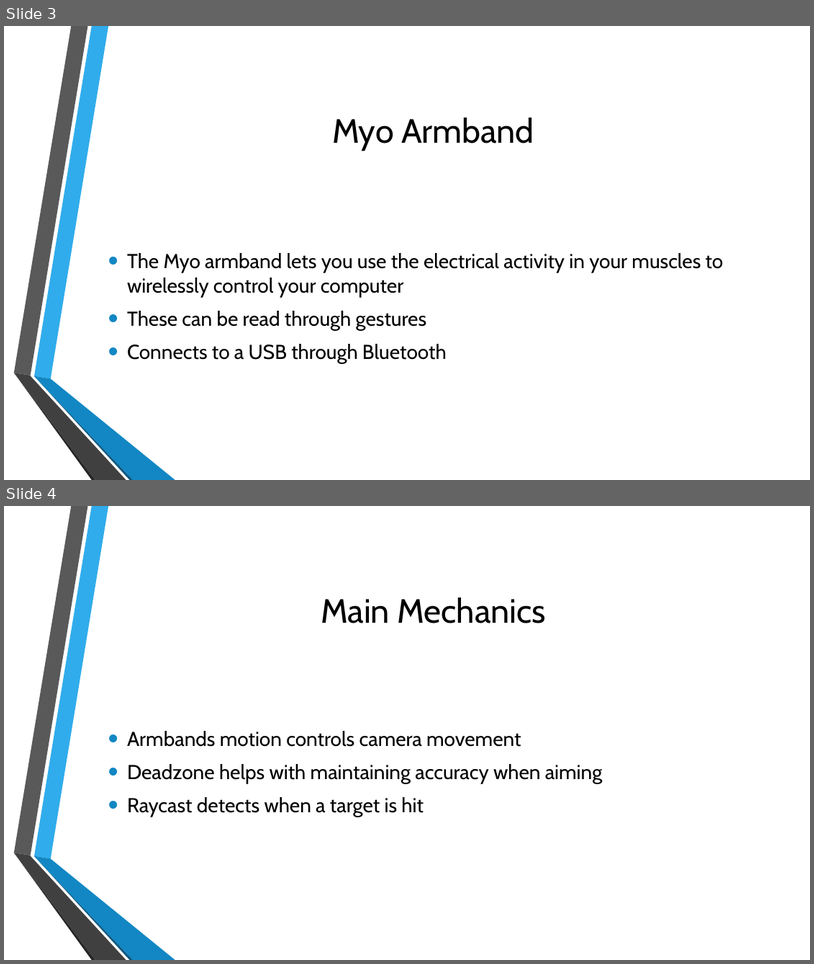
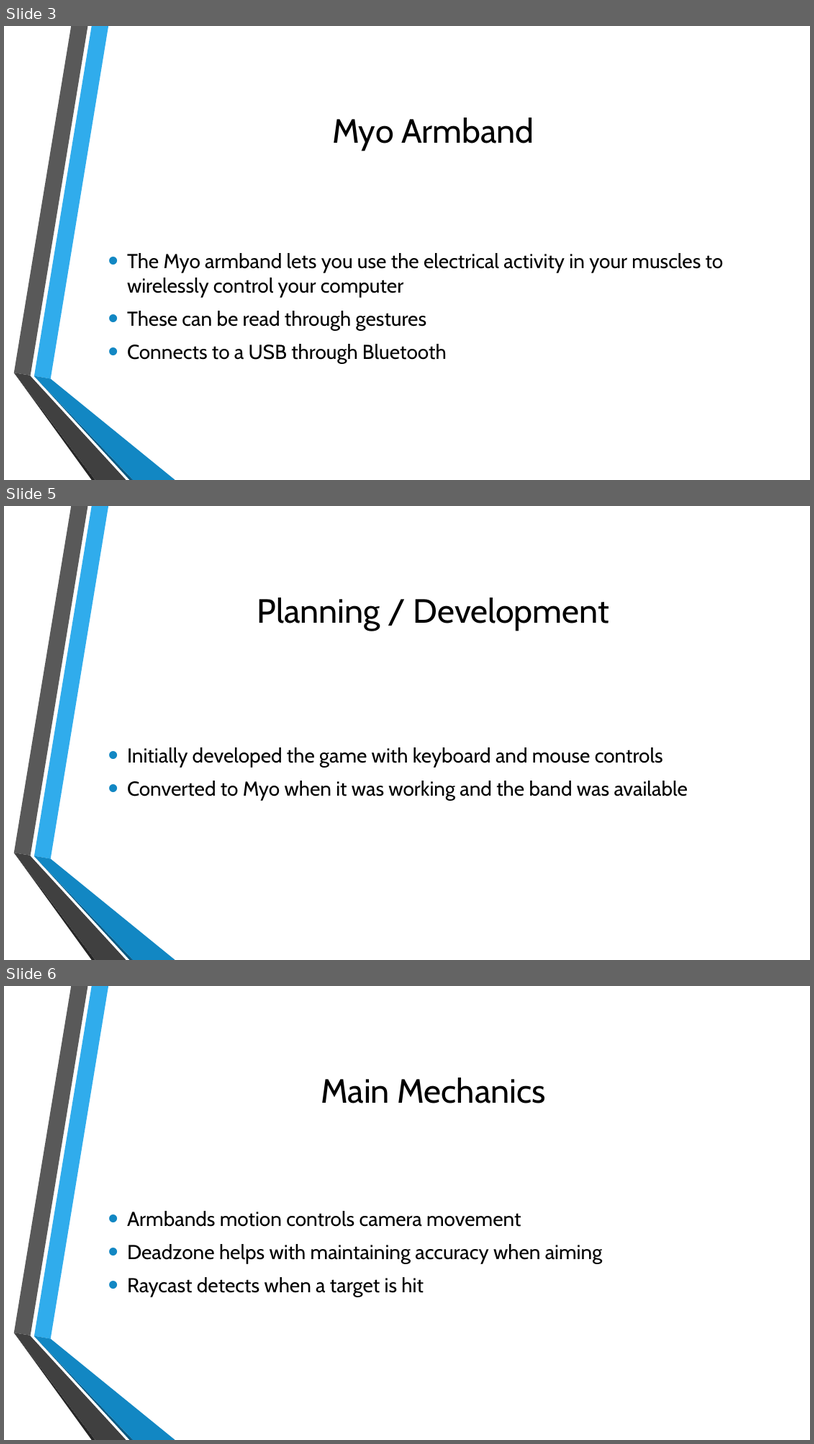
Before and after one commit to BrianD147/Gesture-Based-UI-Development-Project, a slide deck: Gesture Based UI Project.pptx. Shown one above the other, each under a label of ours: slides 3 and 4 before the commit, slides 3, 5 and 6 after it; the slides between them are not shown. The pictures are 814x964 and 814x1444 pixels, drawn with LibreOffice and Linux fonts; fonts in the diff are those of the drawing; background and template pictures are left out. Boxes give left, top, right and bottom in pixels: in the first picture for what was removed or moved away, otherwise in the second. Text is boxed around its words. In the diff, an @@ line names an element or a change of style, - is before the commit and + after.

```diff
--- a/Gesture Based UI Project.pptx
+++ b/Gesture Based UI Project.pptx
@@ slide 5 added at (4,506,810,960), background picture (left out); not listed: 6 template elements that a slide beside it also shows @@
@@ title added at (257,597,610,631), 40 pt, text #000000 @@
+Planning / Development
@@ text added at (127,747,688,800), 24 pt, text #000000 @@
+• Initially developed the game with keyboard and mouse controls
+• Converted to Myo when it was working and the band was available
@@ what was slide 4 is now slide 6 @@
```
Also in this commit, not shown: 2 other slides added, 2 other files.
